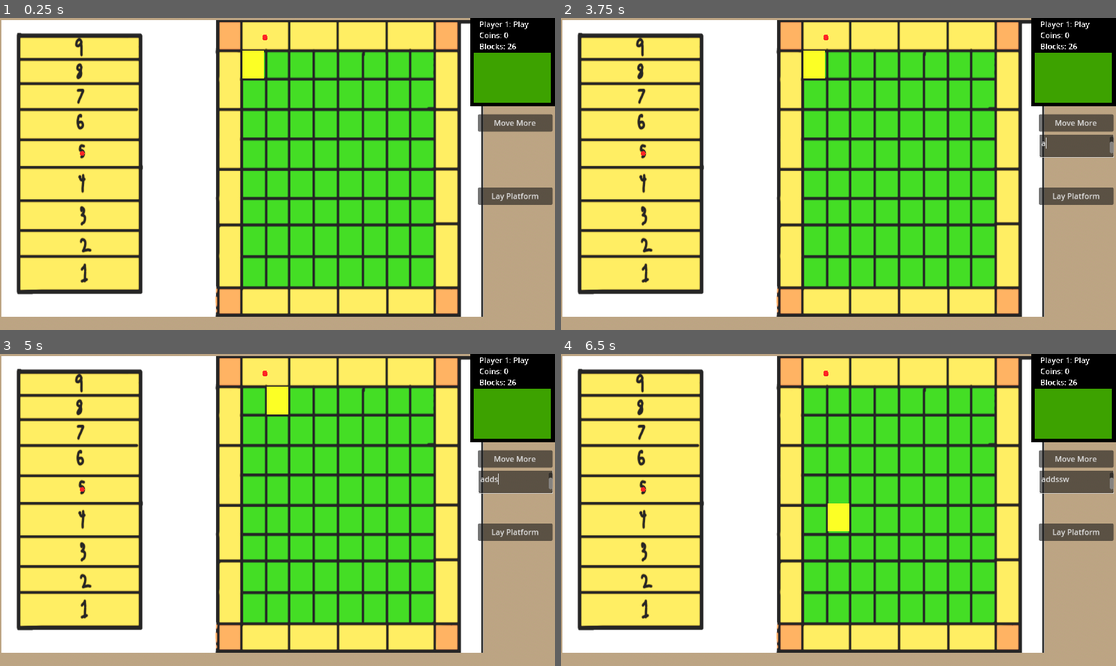
Above: before the commit, frames 1-4 (two rows, left to right).
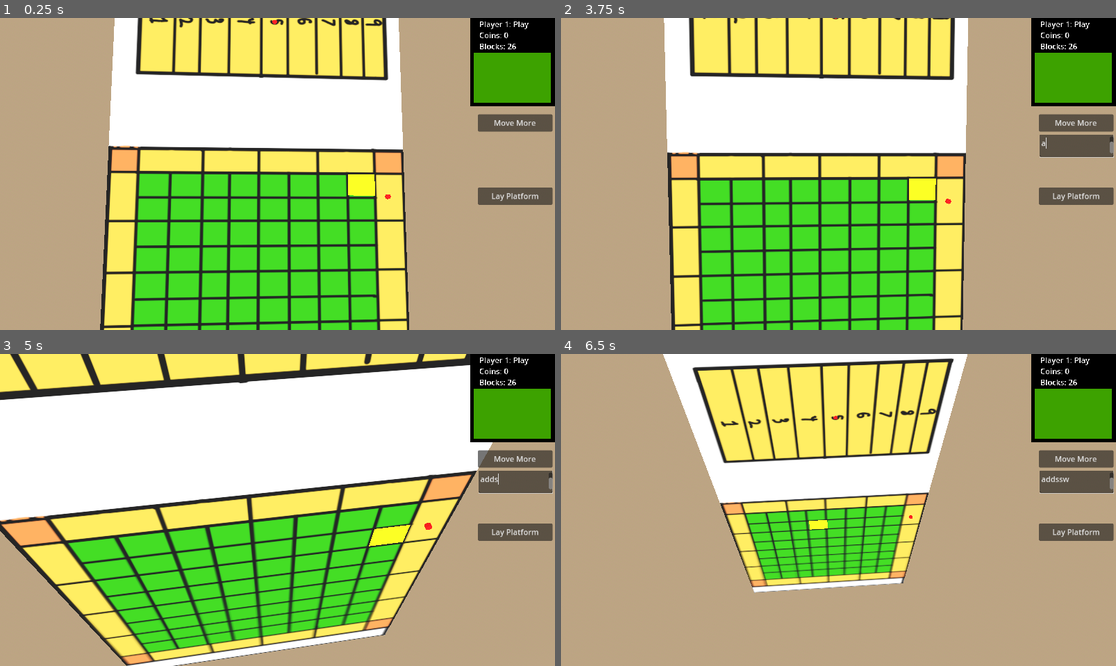
Above: after the commit, the same moments.

Repository: internot169/CasaGrande
Game: Godot game, scene res://main.tscn
Same seed, same stepped clock (60 frames per second), same inputs: the game is played once before the commit and once after it. The engine's default icon, where the game draws it, is replaced by a stand-in: a white triangle on a blue panel in a dark square.
Inputs (mouse positions are in pixels of both pictures, inside the frame that each line leads up to):
- Up to frame 1 (0.25 s): no input
- Up to frame 2 (3.75 s): click "Lay Platform" at 0.5 s; click "End Platform" at 1.25 s; click "Move More" at 2 s; click (1077, 145) at 2.77 s; type "Alex" at 2.85 s; tap Enter at 3.5 s; move the mouse to (960, 158) at 3.52 s; hold Right (RIGHT, bound only after the commit) from 3.53 s (still down); hold A (A) from 3.53 s (still down)
- Up to frame 3 (5 s): tap D (D) at 3.8, 4.35 s; move the mouse to (166, 525) at 4.27 s; release Right (RIGHT, bound only after the commit) at 4.28 s; release A (A) at 4.28 s; hold Down (DOWN, bound only after the commit) from 4.28 s (still down); tap S (S) at 4.55 s
- Up to frame 4 (6.5 s): move the mouse to (894, 441) at 5.02 s; release Down (DOWN, bound only after the commit) at 5.03 s; hold Right (RIGHT, bound only after the commit) 5.03-5.78 s; hold S (S) 5.03-5.78 s; tap W (W) at 5.3, 5.85 s; move the mouse to (810, 572) at 5.77 s; hold Up (UP, bound only after the commit) from 5.78 s (still down); right-click (810, 572) at 6.05 s

The runs differ from the first frame. In frame 1, 72% of the frame differs, in the area x 0-88%, y 0-100%; in frame 2, 72%; in frame 3, 67%; in frame 4, 76%, in the area x 0-88%, y 0-96%.

Commit message:
Create rudimentary camera_controller.gd

Diff:
--- a/CasaGrande/board.gd
+++ b/CasaGrande/board.gd
@@ -35,7 +35,7 @@
 	block.y = y
 	block.z = z
 
-	var pos:Vector3 = Vector3((5 * x), (5 * z) + 0.61, -88.5 + (6 * y))
+	var pos:Vector3 = Vector3((5 * x), (5 * z) + 3.11, -88.5 + (6 * y))
 	block.position = pos
 
 	get_node("../GameManager").curr_player.tokens_left -= 1
@@ -108,7 +108,6 @@
 			else:
 				return -1
 		else:
-			print("Not handling turn cases as of now")
 			return -1
 			# Both are unequal, this is an edge piece
 			# Count both side lengths
@@ -134,7 +133,7 @@
 	if (z != height - 1):
 		blocks[x][y][z + 1].available = true
 
-	plat.position = Vector3((5 * x) + 2.5, (5 * z) + 3.11, -86 + (6 * y))
+	plat.position = Vector3((5 * x) + 2.5, (5 * z) + 5.61, -86 + (6 * y))
 
 func unclaim(space):
 	space.platform = false
--- /dev/null
+++ b/CasaGrande/camera_controller.gd
@@ -0,0 +1,26 @@
+extends Camera3D
+
+@export
+var cam_look_pos:Node3D
+# Called when the node enters the scene tree for the first time.
+func _ready():
+	pass # Replace with function body.
+
+
+# Called every frame. 'delta' is the elapsed time since the previous frame.
+func _process(delta):
+	look_at(cam_look_pos.position, Vector3.UP)
+	look_at(cam_look_pos.position, Vector3.LEFT)
+	var dir:Vector3 = position
+
+	if Input.is_action_pressed("UP"):
+		dir.y += 1
+	elif Input.is_action_pressed("DOWN"):
+		dir.y += -1
+
+	if Input.is_action_pressed("LEFT"):
+		dir.x += 1
+	elif Input.is_action_pressed("RIGHT"):
+		dir.x += -1
+
+	position = dir
--- a/CasaGrande/main.tscn
+++ b/CasaGrande/main.tscn
@@ -1,9 +1,10 @@
-[gd_scene load_steps=9 format=3 uid="uid://cd5wj6yu7wrrh"]
+[gd_scene load_steps=10 format=3 uid="uid://cd5wj6yu7wrrh"]
 
 [ext_resource type="PackedScene" uid="uid://b3q7fd0edg78" path="res://board.tscn" id="1_0ml7a"]
 [ext_resource type="PackedScene" uid="uid://cax20q47epvn6" path="res://game_manager.tscn" id="2_0ab3p"]
 [ext_resource type="PackedScene" uid="uid://by24nndr2heas" path="res://token_bonus.tscn" id="2_alhe1"]
 [ext_resource type="PackedScene" uid="uid://c6qhal3k06as3" path="res://token.tscn" id="3_81pnq"]
+[ext_resource type="Script" path="res://camera_controller.gd" id="3_ayktx"]
 
 [sub_resource type="ProceduralSkyMaterial" id="ProceduralSkyMaterial_8pkaf"]
 
@@ -23,6 +24,9 @@
 auto_exposure_enabled = true
 
 [node name="Main" type="Node3D"]
+
+[node name="CameraLookPos" type="Node3D" parent="."]
+transform = Transform3D(1, 0, 0, 0, 1, 0, 0, 0, 1, 0, 0, -68.1441)
 
 [node name="Token" parent="." node_paths=PackedStringArray("bonus_token") instance=ExtResource("3_81pnq")]
 transform = Transform3D(1, 0, 0, 0, 1, 0, 0, 0, 1, 0.694714, 1, -85.642)
@@ -59,12 +63,15 @@
 transform = Transform3D(1, 0, 0, 0, 1, 0, 0, 0, 1, -32.9573, 0, -89.7906)
 player = NodePath("../Token4")
 
-[node name="Camera3D" type="Camera3D" parent="."]
+[node name="Camera3D" type="Camera3D" parent="." node_paths=PackedStringArray("cam_look_pos")]
 transform = Transform3D(1, 0, 0, 0, -4.37114e-08, 1, 0, -1, -4.37114e-08, 7.2822, 74.098, -63.2788)
 environment = SubResource("Environment_4gfpa")
 attributes = SubResource("CameraAttributesPractical_tasdl")
+current = true
 fov = 47.2
 far = 4003.02
+script = ExtResource("3_ayktx")
+cam_look_pos = NodePath("../CameraLookPos")
 
 [node name="GameManager" parent="." instance=ExtResource("2_0ab3p")]
 players = [NodePath("../Token"), NodePath("../Token2"), NodePath("../Token3"), NodePath("../Token4")]
--- a/CasaGrande/project.godot
+++ b/CasaGrande/project.godot
@@ -57,3 +57,23 @@
 "events": [Object(InputEventMouseButton,"resource_local_to_scene":false,"resource_name":"","device":-1,"window_id":0,"a …(239 unchanged characters)…
 , null]
 }
+UP={
+"deadzone": 0.5,
+"events": [Object(InputEventKey,"resource_local_to_scene":false,"resource_name":"","device":-1,"window_id":0,"alt_pressed":false,"shift_pressed":false,"ctrl_pressed":false,"meta_pressed":false,"pressed":false,"keycode":0,"physical_keycode":4194320,"key_label":0,"unicode":0,"echo":false,"script":null)
+]
+}
+DOWN={
+"deadzone": 0.5,
+"events": [Object(InputEventKey,"resource_local_to_scene":false,"resource_name":"","device":-1,"window_id":0,"alt_pressed":false,"shift_pressed":false,"ctrl_pressed":false,"meta_pressed":false,"pressed":false,"keycode":0,"physical_keycode":4194322,"key_label":0,"unicode":0,"echo":false,"script":null)
+]
+}
+LEFT={
+"deadzone": 0.5,
+"events": [Object(InputEventKey,"resource_local_to_scene":false,"resource_name":"","device":-1,"window_id":0,"alt_pressed":false,"shift_pressed":false,"ctrl_pressed":false,"meta_pressed":false,"pressed":false,"keycode":0,"physical_keycode":4194319,"key_label":0,"unicode":0,"echo":false,"script":null)
+]
+}
+RIGHT={
+"deadzone": 0.5,
+"events": [Object(InputEventKey,"resource_local_to_scene":false,"resource_name":"","device":-1,"window_id":0,"alt_pressed":false,"shift_pressed":false,"ctrl_pressed":false,"meta_pressed":false,"pressed":false,"keycode":0,"physical_keycode":4194321,"key_label":0,"unicode":0,"echo":false,"script":null)
+]
+}
--- a/CasaGrande/raycast_handler.gd
+++ b/CasaGrande/raycast_handler.gd
@@ -18,7 +18,7 @@
 			if(first_block.player == second_block.player):
 				var worked = get_node("..").get_node("../Board").platform(first_block.x, first_block.y, first_block.z, second_block.x, second_block.y, second_block.z)
 				if worked != -1:
-					get_node("..").curr_player.coins += worked
+					get_node("..").curr_player.money += worked
 
 			# Turns off the clicking and terminates UI as well
 			get_node("../UI")._on_end_platform_pressed()
